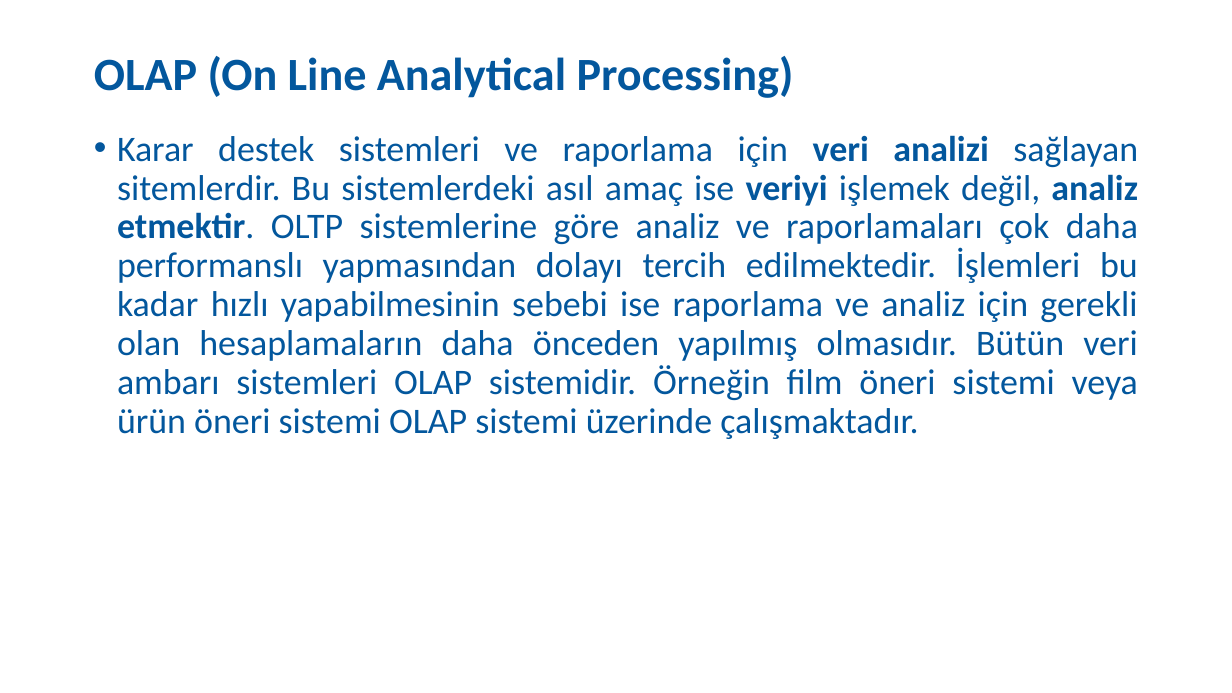
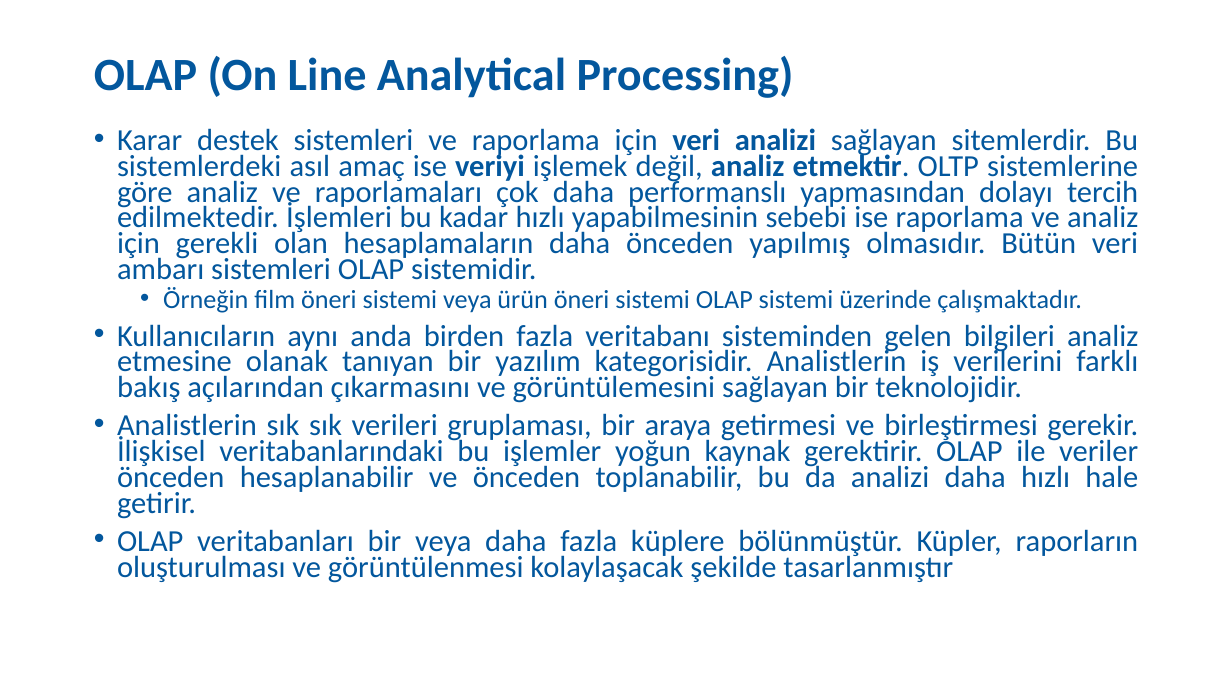
Before and after one commit to SevdanurGENC/Data-Modeling-Techniques-Lecture-Notes, a slide deck: slide 49 of Slides/VeriModellemeTeknikleri02Gun.pptx (slide 15 before the commit). Drawn at 1232x693 pixels with LibreOffice and Linux fonts; fonts in the diff are those of the drawing. Boxes give left, top, right and bottom in pixels: in the first picture for what was removed or moved away, otherwise in the second. Text is boxed around its words. In the diff, an @@ line names an element or a change of style, - is before the commit and + after.

```diff
--- a/Slides/VeriModellemeTeknikleri02Gun.pptx
+++ b/Slides/VeriModellemeTeknikleri02Gun.pptx
@@ text at bbox=[117, 128, 1139, 583]: text changed; size 28 to 23.8 pt @@
-• Karar destek sistemleri ve raporlama için veri analizi sağlayan sitemlerdir. Bu sistemlerdeki asıl amaç ise veriyi işlemek değil, analiz etmektir. OLTP sistemlerine göre analiz ve raporlamaları çok daha performanslı yapmasından dolayı tercih edilmektedir. İşlemleri bu kadar hızlı yapabilmesinin sebebi ise raporlama ve analiz için gerekli olan hesaplamaların daha önceden yapılmış olmasıdır. Bütün veri ambarı sistemleri OLAP sistemidir. Örneğin film öneri sistemi veya ürün öneri sistemi OLAP sistemi üzerinde çalışmaktadır.
+• Karar destek sistemleri ve raporlama için veri analizi sağlayan sitemlerdir. Bu sistemlerdeki asıl amaç ise veriyi işlemek değil, analiz etmektir. OLTP sistemlerine göre analiz ve raporlamaları çok daha performanslı yapmasından dolayı tercih edilmektedir. İşlemleri bu kadar hızlı yapabilmesinin sebebi ise raporlama ve analiz için gerekli olan hesaplamaların daha önceden yapılmış olmasıdır. Bütün veri ambarı sistemleri OLAP sistemidir.
+  • Örneğin film öneri sistemi veya ürün öneri sistemi OLAP sistemi üzerinde çalışmaktadır.
+• Kullanıcıların aynı anda birden fazla veritabanı sisteminden gelen bilgileri analiz etmesine olanak tanıyan bir yazılım kategorisidir. Analistlerin iş verilerini farklı bakış açılarından çıkarmasını ve görüntülemesini sağlayan bir teknolojidir.
+• Analistlerin sık sık verileri gruplaması, bir araya getirmesi ve birleştirmesi gerekir. İlişkisel veritabanlarındaki bu işlemler yoğun kaynak gerektirir. OLAP ile veriler önceden hesaplanabilir ve önceden toplanabilir, bu da analizi daha hızlı hale getirir.
+• OLAP veritabanları bir veya daha fazla küplere bölünmüştür. Küpler, raporların oluşturulması ve görüntülenmesi kolaylaşacak şekilde tasarlanmıştır
```
Also in this commit, not shown: 14 other slides changed, 85 slides added, 14 slides removed.
